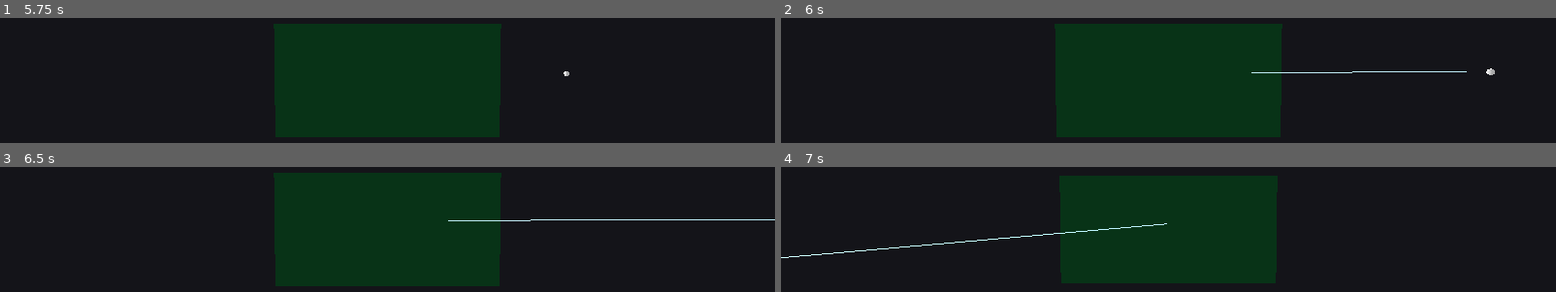
Above: before the commit, frames 1-4 (two rows, left to right).
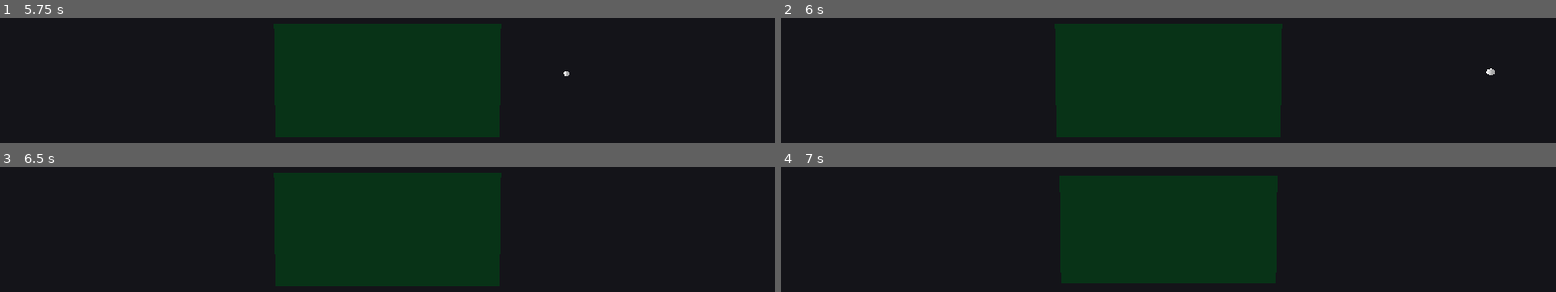
Above: after the commit, the same moments.

Repository: zhawei98213/pool8Ball
Game: Godot game, scene res://scenes/Main.tscn
The game is run twice, just before and just after one commit, with the same random seed, the same clock (stepped at 60 frames per second) and the same inputs.
Inputs (mouse positions are in pixels of both pictures, inside the frame that each line leads up to):
- Up to frame 1 (5.75 s): tap Enter at 0.5 s; move the mouse to (558, 55) at 0.52 s; hold B (place_mode) 0.53-1.25 s; click (558, 55) at 0.67 s; tap R (reset_balls) every 0.75 s from 1.25 to 4.25 s; drag from (232, 99) to (outside the picture) at 1.27 s; move the mouse to (outside the picture) at 2.02 s; hold Mouse wheel down (zoom_out) 2.03-2.75 s; click (outside the picture) at 2.17 s; drag from (outside the picture) to (outside the picture) at 2.77 s; move the mouse to (620, 142) at 3.52 s; hold Mouse wheel up (zoom_in) 3.53-4.25 s; click (620, 142) at 3.67 s; drag from (outside the picture) to (outside the picture) at 4.27 s; move the mouse to (426, 78) at 5.02 s; hold B (place_mode) from 5.03 s (still down); click (426, 78) at 5.17 s
- Up to frame 2 (6 s): release B (place_mode) at 5.75 s; drag from (outside the picture) to (1013, 99) at 5.77 s
- Up to frame 3 (6.5 s): no input
- Up to frame 4 (7 s): move the mouse to (1339, 204) at 6.52 s; hold Mouse wheel down (zoom_out) from 6.53 s (still down); click (1339, 204) at 6.67 s

Frame 1 is identical in both runs. In frame 2, 0.2% of the frame differs, in the area x 60-89%, y 42-45%; in frame 3, 0.3%; in frame 4, 0.4%, in the area x 0-50%, y 44-73%.
Error after the commit: Parse Error: Expected new line after "\". (res://scripts/AimAssist.gd:56)

Commit message:
Add view toggle and improve aim assist targeting

Diff:
--- a/project.godot
+++ b/project.godot
@@ -12,11 +12,7 @@
 
 config/name="pool8Ball"
 run/main_scene="res://scenes/Main.tscn"
-config/features=PackedStringArray("4.5", "GLCompatibility")
-
-[rendering]
-
-renderer/rendering_method="gl_compatibility"
+config/features=PackedStringArray("4.5")
 
 [input]
 
@@ -50,3 +46,11 @@
 "events": [Object(InputEventKey,"resource_local_to_scene":false,"resource_name":"","device":0,"window_id":0,"alt_presse …(188 unchanged characters)…
 ]
 }
+
+[rendering]
+
+renderer/rendering_method="gl_compatibility"
+toggle_view={
+"deadzone": 0.5,
+"events": [Object(InputEventKey,"keycode":86,"pressed":true)]
+}
--- a/scenes/Main.tscn
+++ b/scenes/Main.tscn
@@ -81,6 +81,7 @@
 [node name="Table" type="StaticBody3D" parent="."]
 position = Vector3(0, -0.05, 0)
 physics_material_override = SubResource("1")
+collision_layer = 2
 
 [node name="TableMesh" type="MeshInstance3D" parent="Table"]
 mesh = SubResource("3")
@@ -95,6 +96,8 @@
 linear_damp = 0.7
 angular_damp = 0.6
 physics_material_override = SubResource("2")
+collision_layer = 1
+collision_mask = 3
 
 [node name="CueBallMesh" type="MeshInstance3D" parent="CueBall"]
 mesh = SubResource("6")
@@ -109,6 +112,8 @@
 linear_damp = 0.7
 angular_damp = 0.6
 physics_material_override = SubResource("2")
+collision_layer = 1
+collision_mask = 3
 
 [node name="TargetBallMesh" type="MeshInstance3D" parent="TargetBall"]
 mesh = SubResource("6")
--- a/scripts/AimAssist.gd
+++ b/scripts/AimAssist.gd
@@ -44,25 +44,18 @@
 	_ghost_ball.visible = show_lines
 
 func _find_target_ball(cue_pos: Vector3, aim_dir: Vector3) -> RigidBody3D:
-	var balls: Array = get_tree().get_nodes_in_group("balls")
-	var best_ball: RigidBody3D = null
-	var best_score: float = -1.0
-	var limit_cos: float = cos(deg_to_rad(aim_angle_limit_deg))
-	for ball in balls:
-		if ball == _cue_ball:
-			continue
-		var to_ball: Vector3 = (ball.global_transform.origin - cue_pos)
-		to_ball.y = 0.0
-		if to_ball.length() < 0.001:
-			continue
-		var dir: Vector3 = to_ball.normalized()
-		var dot: float = aim_dir.dot(dir)
-		if dot < limit_cos:
-			continue
-		if dot > best_score:
-			best_score = dot
-			best_ball = ball
-	return best_ball
+	var space: PhysicsDirectSpaceState3D = get_world_3d().direct_space_state
+	var origin := cue_pos + Vector3(0.0, ball_radius, 0.0)
+	var max_dist := max(table_width, table_length) * 2.0
+	var query := PhysicsRayQueryParameters3D.create(origin, origin + aim_dir * max_dist)
+	query.collide_with_areas = false
+	query.collide_with_bodies = true
+	query.collision_mask = 1
+	query.exclude = [_cue_ball.get_rid()]
+	var hit := space.intersect_ray(query)
+	if not hit:\n\t\treturn null
+	if hit.collider is RigidBody3D:\n\t\treturn hit.collider
+	return null
 
 func _find_best_pocket(target_pos: Vector3, aim_dir: Vector3) -> Vector3:
 	var best_pocket: Vector3 = _pockets[0]
--- a/scripts/CameraOrbit.gd
+++ b/scripts/CameraOrbit.gd
@@ -7,10 +7,15 @@
 @export var pitch_speed := 0.01
 @export var min_pitch := deg_to_rad(-10.0)
 @export var max_pitch := deg_to_rad(60.0)
+@export var top_down_pitch := deg_to_rad(88.0)
+@export var top_down_distance := 4.5
+@export var low_pitch := deg_to_rad(25.0)
+@export var low_distance := 2.6
 
 var _yaw := 0.0
 var _pitch := deg_to_rad(88.0)
 var _orbiting := false
+var _top_down := true
 
 @onready var _camera: Camera3D = $Camera3D
 
@@ -27,6 +32,8 @@
 		if event.is_action_pressed("zoom_out"):
 			distance = min(max_distance, distance + 0.15)
 			_update_camera_transform()
+	if event.is_action_pressed("toggle_view"):
+		_toggle_view()
 	elif event is InputEventMouseMotion and _orbiting:
 		_yaw -= event.relative.x * yaw_speed
 		_pitch -= event.relative.y * pitch_speed
@@ -43,3 +50,13 @@
 
 func get_camera() -> Camera3D:
 	return _camera
+
+func _toggle_view() -> void:
+	_top_down = !_top_down
+	if _top_down:
+		_pitch = top_down_pitch
+		distance = top_down_distance
+	else:
+		_pitch = low_pitch
+		distance = low_distance
+	_update_camera_transform()
